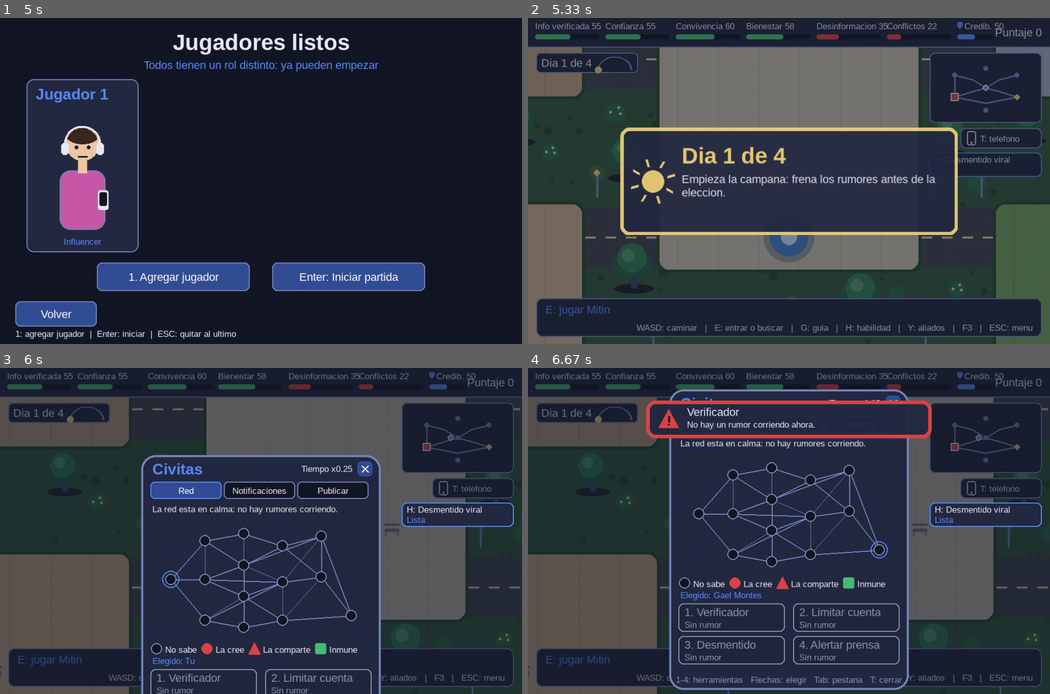
Above: before the commit, frames 1-4 (two rows, left to right).
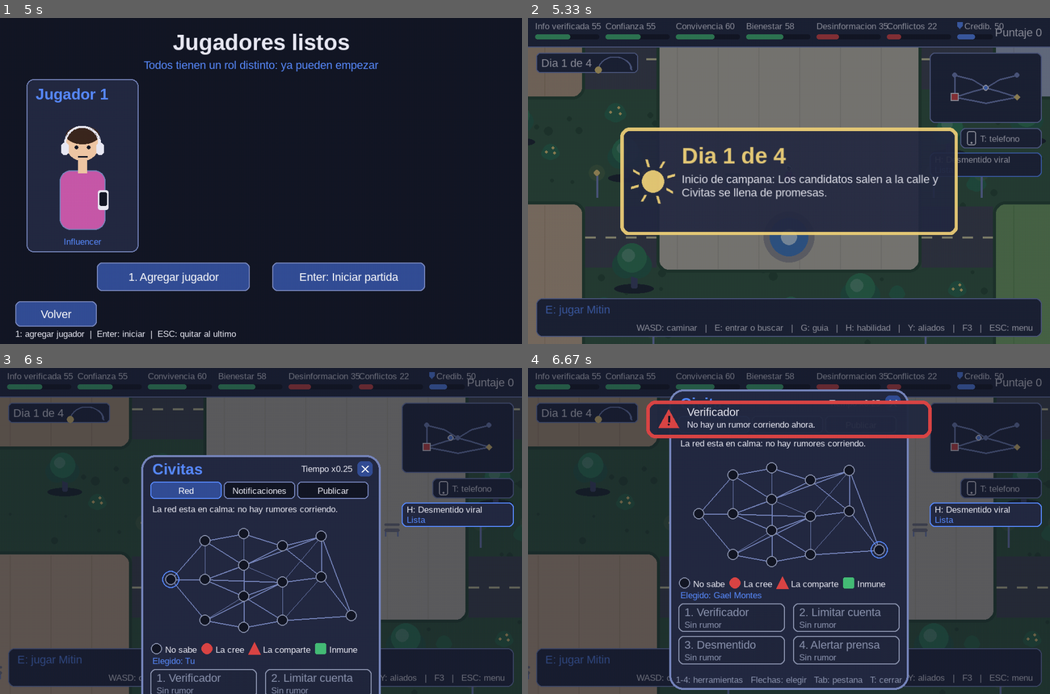
Above: after the commit, the same moments.

Repository: Jsvarela/POST-TRUTH
Game: pygame game, started from src/main.py
The game is run twice, just before and just after one commit, with the same random seed, the same clock (stepped at 60 frames per second) and the same inputs.
Inputs (mouse positions are in pixels of both pictures, inside the frame that each line leads up to):
- Up to frame 1 (5 s): tap Enter at 0.33 s; hold Enter 0.67-1.13 s; hold Right 0.67-1.13 s; move the mouse to (428, 171) at 0.7 s; hold Space 1.17-1.63 s; hold Right 1.17-1.63 s; hold Enter 1.67-2.13 s; hold Right 1.67-2.13 s; move the mouse to (313, 252) at 1.7 s; hold Space 2.17-2.63 s; hold Right 2.17-2.63 s; tap Space at 2.67 s; hold Right 3-3.47 s; hold Up 3.5-3.8 s; hold Right 3.83-4.3 s; click "3. Influencer" at 4.38 s; tap 1 at 4.67 s
- Up to frame 2 (5.33 s): tap Enter at 5 s
- Up to frame 3 (6 s): hold Enter 5.33-5.87 s; hold Left 5.33-5.87 s; move the mouse to (266, 566) at 5.37 s; tap T at 5.9 s
- Up to frame 4 (6.67 s): tap 1 at 6.23 s; hold Left from 6.57 s (still down)

Frame 1 is identical in both runs. In frame 2, 1.1% of the frame differs, in the area x 29-89%, y 14-56%; in frame 3, less than 0.1%; in frame 4, less than 0.1%.

Commit message:
Pantalla de fase y superposiciones del mapa: obras, crisis, zona aislada y noche el dia de eleccion

Diff:
--- /dev/null
+++ b/src/post_truth/controllers/fase_state.py
@@ -0,0 +1,24 @@
+"""Transicion entre fases electorales: se muestra despues del resumen del dia cuando empieza una fase nueva."""
+import pygame
+
+from post_truth.controllers.base_state import BaseState
+from post_truth.models import fases
+from post_truth.views.fase_view import dibujar_fase
+
+
+class FaseState(BaseState):
+    def al_entrar(self) -> None:
+        self.t = 0.0
+
+    def handle_event(self, event: pygame.event.Event) -> None:
+        if event.type == pygame.KEYDOWN and event.key in (pygame.K_RETURN, pygame.K_SPACE):
+            self.app.partida.anunciar_fase = False
+            self.app.estados.cambiar("mundo", fundido=True)
+
+    def update(self, dt: float) -> None:
+        self.t += dt
+
+    def draw(self, pantalla: pygame.Surface) -> None:
+        s = self.app.partida
+        dibujar_fase(pantalla, self.app.fuentes, self.app.temas.actual, s.fase_campana + 1,
+                     len(fases.reglas().fases), s.fase_actual, s.cambios_fase, self.t)
--- a/src/post_truth/controllers/mundo_state.py
+++ b/src/post_truth/controllers/mundo_state.py
@@ -78,8 +78,8 @@
             self.guia = False
             self.animacion = AnimacionPersonaje()
             c = self.sesion.campana
-            texto = ("Empieza la campana: frena los rumores antes de la eleccion." if c.dia == 0
-                     else "Amanece en Ciudad Nova. Nuevas noticias circulan por la red.")
+            f = self.sesion.fase_actual
+            texto = f"{f.nombre}: {f.descripcion}" if f else "Amanece en Ciudad Nova."
             self.anuncio = Anuncio(f"Dia {c.dia + 1} de {len(c.dias)}", texto, "dia", duracion=2.4)
         self.mundo.sincronizar(self.sesion.mapa)   # el grafo manda: aristas que faltan = barreras
         self.camara.saltar(self.mundo.jugador)
@@ -197,6 +197,7 @@
         self.alerta = max(0.0, self.alerta - dt)
         dx = sum(DIRECCIONES[k][0] for k in self.presionadas)
         dy = sum(DIRECCIONES[k][1] for k in self.presionadas)
+        self.mundo.sincronizar(self.sesion.mapa)   # una protesta puede cerrar una frontera a mitad del dia
         antes, zona_antes = self.mundo.jugador, self.zona_aqui()
         self.mundo.mover(dx, dy, dt)
         zona = self.zona_aqui()
@@ -215,6 +216,10 @@
             self.alerta = ALERTA_VIRAL
             sonido.alerta()
             self._avisar("El rumor ya llega a mucha gente: abre el telefono (T).", "Se volvio viral!", "malo")
+        if s.novedad == "mapa":                           # una protesta, una crisis de zona o un aislamiento
+            s.novedad = ""
+            n = s.notificaciones[-1]
+            self._avisar(n["texto"], n["titulo"], n["tipo"])
         if s.novedad == "crisis":                         # la crisis abre el telefono (que la anuncia)
             self._avisar(f"Crisis viral en {s.zona_noticia.capitalize()}! Corre antes de que se riegue.")
             self.presionadas.clear()
@@ -240,6 +245,8 @@
             accion=self.accion_disponible(),
             indicadores=s.ciudad.as_display_rows(), guia=zonas, guia_puntos=tuple(puntos), aviso=self.aviso,
             crisis=s.campana.crisis_lanzada and s.indice in s.campana.crisis, depuracion=self.depuracion,
+            abiertas=frozenset(z.id for z in s.mapa.zonas()), zonas_crisis=frozenset(s.zonas_crisis),
+            aisladas=frozenset(s.aisladas), noche=bool(s.fase_actual and s.fase_actual.variante == "noche"),
             personaje=self.personaje, animacion=self.animacion, centro_camara=self.camara.centro,
             decorado=self.decorado, t=self.t,
             reloj=(s.tiempo_restante, s.tiempo_viral_total) if s.reloj_activo else None,
--- a/src/post_truth/controllers/resumen_state.py
+++ b/src/post_truth/controllers/resumen_state.py
@@ -11,7 +11,7 @@
     def handle_event(self, event: pygame.event.Event) -> None:
         if event.type == pygame.KEYDOWN and event.key in (pygame.K_RETURN, pygame.K_SPACE):
             if self.app.partida.empezar_siguiente_dia():
-                self.app.estados.cambiar("mundo", fundido=True)
+                self.app.estados.cambiar("fase" if self.app.partida.anunciar_fase else "mundo", fundido=True)
             else:
                 self.app.estados.cambiar("resultado", fundido=True)
 
--- a/src/post_truth/pygame_app.py
+++ b/src/post_truth/pygame_app.py
@@ -3,6 +3,7 @@
 
 from post_truth.config import FLUJO, ANCHO, ALTO, FPS, TITULO, px
 from post_truth.controllers.escena_state import EscenaState
+from post_truth.controllers.fase_state import FaseState
 from post_truth.controllers.intro_state import IntroState
 from post_truth.controllers.investigacion_state import InvestigacionState
 from post_truth.controllers.menu_state import MenuState
@@ -47,6 +48,7 @@
         self.estados.registrar("resultado", ResultadoState(self))
         self.estados.registrar("telefono", TelefonoState(self))
         self.estados.registrar("investigacion", InvestigacionState(self))
+        self.estados.registrar("fase", FaseState(self))
         self.estados.cambiar("menu")
 
     def run(self) -> None:
--- /dev/null
+++ b/src/post_truth/views/fase_view.py
@@ -0,0 +1,41 @@
+"""Pantalla de transicion de fase: anuncia la fase nueva y lo que cambio en la ciudad, con entrada animada."""
+import pygame
+
+from post_truth.config import ANCHO, px
+from post_truth.models.fases import Fase
+from post_truth.views.anuncio_view import _icono, _rebote
+from post_truth.views.componentes import Fuentes, ajustar_texto
+from post_truth.views.theme import Tema
+
+
+def dibujar_fase(pantalla: pygame.Surface, fuentes: Fuentes, tema: Tema, numero: int, total: int, fase: Fase,
+                 cambios: list[tuple[str, str]], t: float) -> None:
+    pantalla.fill(tema.fondo)
+    entrada = min(1.0, t / 0.4)
+    escala = max(0.05, _rebote(entrada))
+    titulo = fuentes.titulo.render(f"Fase {numero} de {total}: {fase.nombre}", True, tema.acento)
+    titulo = pygame.transform.smoothscale(titulo, (max(1, round(titulo.get_width() * escala)),
+                                                   max(1, round(titulo.get_height() * escala))))
+    pantalla.blit(titulo, titulo.get_rect(midtop=(ANCHO // 2, px(70))))
+    y = px(150)
+    for linea in ajustar_texto(fase.descripcion, fuentes.normal, px(760)):
+        img = fuentes.normal.render(linea, True, tema.texto)
+        pantalla.blit(img, img.get_rect(midtop=(ANCHO // 2, y)))
+        y += fuentes.normal.get_linesize()
+    caja = pygame.Rect(px(130), y + px(20), px(764), px(300))
+    pygame.draw.rect(pantalla, tema.panel, caja, border_radius=px(12))
+    pygame.draw.rect(pantalla, tema.borde, caja, px(2), border_radius=px(12))
+    pantalla.blit(fuentes.normal.render("Asi cambio la ciudad", True, tema.acento), (caja.x + px(16), caja.y + px(12)))
+    fila = caja.y + px(54)
+    for i, (tipo, texto) in enumerate(cambios or [("info", "La ciudad sigue igual que ayer.")]):
+        if t < 0.4 + 0.25 * i:      # cada cambio aparece un poco despues del anterior
+            break
+        _icono(pantalla, tema, tipo, (caja.x + px(30), fila + px(12)), px(12), 0)
+        for linea in ajustar_texto(texto, fuentes.chica, caja.w - px(70))[:2]:
+            pantalla.blit(fuentes.chica.render(linea, True, tema.texto), (caja.x + px(52), fila))
+            fila += fuentes.chica.get_linesize()
+        fila += px(10)
+        if fila > caja.bottom - px(30):
+            break
+    ayuda = fuentes.normal.render("Enter: empezar el dia", True, tema.texto)
+    pantalla.blit(ayuda, ayuda.get_rect(midbottom=(ANCHO // 2, pantalla.get_height() - px(30))))
--- a/src/post_truth/views/mundo_view.py
+++ b/src/post_truth/views/mundo_view.py
@@ -33,6 +33,10 @@
     guia_puntos: tuple = ()                    # sus puntos de paso por cada frontera
     crisis: bool = False                       # la noticia activa es una crisis: senal sobre su lugar
     depuracion: bool = False                   # F3
+    abiertas: frozenset | None = None          # zonas que son vertices del grafo (las demas estan en obras)
+    zonas_crisis: frozenset = frozenset()
+    aisladas: frozenset = frozenset()
+    noche: bool = False                        # variante del mapa (Dia de eleccion)
     aviso: str = ""
     personaje: Personaje = Personaje(Role.CITIZEN, Genero.MUJER)
     centro_camara: tuple[float, float] | None = None
@@ -166,6 +170,40 @@
     pantalla.blit(img, (px(16), pantalla.get_height() - px(150)))
 
 
+def _franjas(capa: pygame.Surface, color: tuple, paso: int) -> None:
+    """Rayado diagonal: el estado se lee por la forma, no solo por el color."""
+    w, h = capa.get_size()
+    for k in range(-h, w, paso):
+        pygame.draw.line(capa, color, (k, h), (k + h, 0), px(5))
+
+
+def _estados_de_zona(pantalla: pygame.Surface, fuentes: Fuentes, tema: Tema, mundo: MapaAbierto,
+                     cam: tuple[float, float], estado: EstadoMundo) -> None:
+    """Superposiciones alineadas con la region de cada zona: obras (aun no es vertice), crisis o aislada."""
+    for z in mundo.zonas.values():
+        if estado.abiertas is not None and z.id not in estado.abiertas:
+            fondo, rayas, texto = (*tema.fondo, 150), (*tema.detalle, 140), "En obras"
+        elif z.id in estado.zonas_crisis:
+            fondo, rayas = (*tema.malo, 45), (*tema.malo, 90)
+            texto = "En crisis y aislada" if z.id in estado.aisladas else "Zona en crisis"
+        elif z.id in estado.aisladas:
+            fondo, rayas, texto = (*tema.fondo, 120), (*tema.texto_off, 70), "Aislada: sin desmentidos"
+        else:
+            continue
+        x, y, w, h = z.rect
+        rect = pygame.Rect(*a_pantalla((x, y), cam), px(w), px(h))
+        if not rect.colliderect(pantalla.get_rect()):
+            continue
+        capa = pygame.Surface(rect.size, pygame.SRCALPHA)
+        capa.fill(fondo)
+        _franjas(capa, rayas, px(46))
+        pantalla.blit(capa, rect)
+        img = fuentes.normal.render(texto, True, tema.texto)
+        caja = img.get_rect(center=a_pantalla(z.centro, cam)).inflate(px(16), px(8))
+        pygame.draw.rect(pantalla, tema.panel, caja, border_radius=px(8))
+        pantalla.blit(img, img.get_rect(center=caja.center))
+
+
 def _barrera(pantalla: pygame.Surface, tema: Tema, rect: pygame.Rect) -> None:
     """Valla de obra con franjas: la arista que el grafo cerro, hecha objeto."""
     pygame.draw.rect(pantalla, tema.fondo, rect.inflate(px(4), px(4)), border_radius=px(4))
@@ -183,7 +221,9 @@
     estado = estado or EstadoMundo()
     cam = camara(mundo, *pantalla.get_size(), estado.centro_camara)
     pantalla.fill(tema.suelo)
-    pantalla.blit(_capa(mundo.imagenes["mapa"]), (0, 0), pygame.Rect(px(cam[0]), px(cam[1]), *pantalla.get_size()))
+    fondo = mundo.imagenes["noche" if estado.noche and "noche" in mundo.imagenes else "mapa"]
+    pantalla.blit(_capa(fondo), (0, 0), pygame.Rect(px(cam[0]), px(cam[1]), *pantalla.get_size()))
+    _estados_de_zona(pantalla, fuentes, tema, mundo, cam, estado)
     deco = estado.decorado
     visible = _vista(mundo, cam, pantalla)
     if deco is not None:
@@ -295,7 +335,9 @@
             pygame.draw.lines(pantalla, tema.borde, False,
                               [m(mundo.zonas[f.desde].centro), m(f.paso), m(mundo.zonas[f.hasta].centro)], px(3))
     for z in mundo.zonas.values():
-        pygame.draw.circle(pantalla, tema.borde, m(z.centro), px(5))
+        if estado.abiertas is None or z.id in estado.abiertas:
+            color = tema.malo if z.id in estado.zonas_crisis else tema.texto_off if z.id in estado.aisladas else tema.borde
+            pygame.draw.circle(pantalla, color, m(z.centro), px(5))
     if estado.noticia in mundo.zonas:
         caja = pygame.Rect(0, 0, px(12), px(12))
         caja.center = m(mundo.zonas[estado.noticia].centro)
Not shown, changed: README.md
